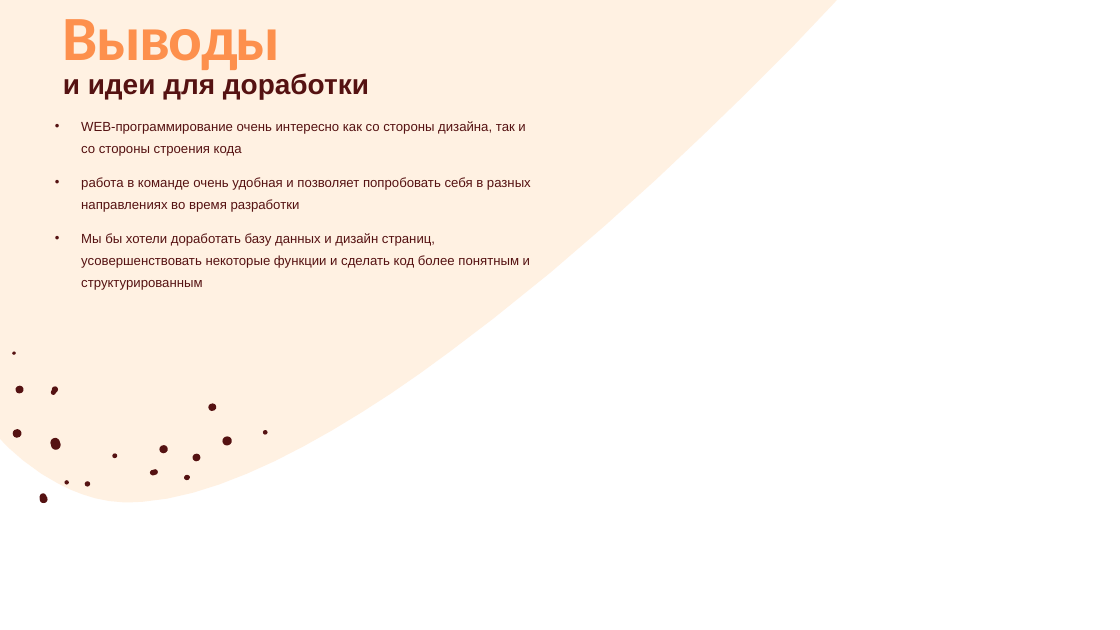
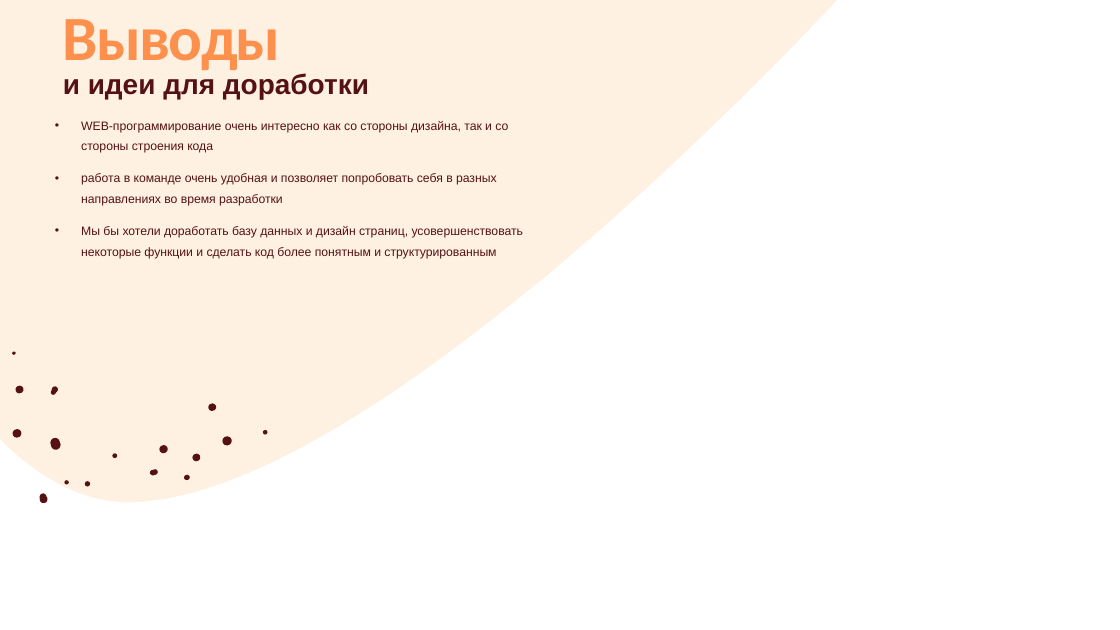
Before and after one commit to Irishka6/WEBproject, a slide deck: slide 5 of Web.pptx (slide 4 before the commit). Drawn at 1120x630 pixels with LibreOffice and Linux fonts; fonts in the diff are those of the drawing; background and template pictures are left out. Boxes give left, top, right and bottom in pixels: in the first picture for what was removed or moved away, otherwise in the second. Text is boxed around its words. In the diff, an @@ line names an element or a change of style, - is before the commit and + after.

```diff
--- a/Web.pptx
+++ b/Web.pptx
@@ freeform shape at box(0, 0, 837, 502): outline redrawn @@
@@ text "WEB-программирование очень интересно как со ..." at box(81, 121, 524, 259): size 11.3 to 10.5 pt @@
```
Also in this commit, not shown: 4 other slides changed, 1 slide added, 9 other files.
